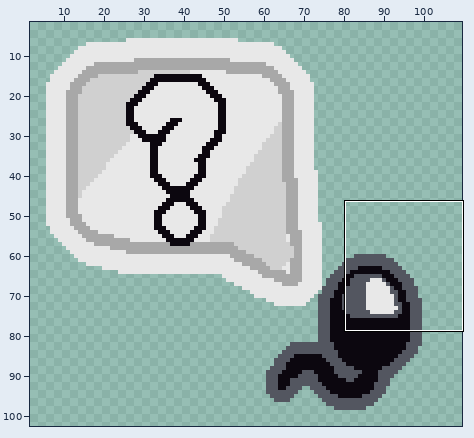
Pixel-art file -- res/tutorial_cloud.ase. Above: a wide view before the commit, with the close-up outlined.
Close-up. Before:
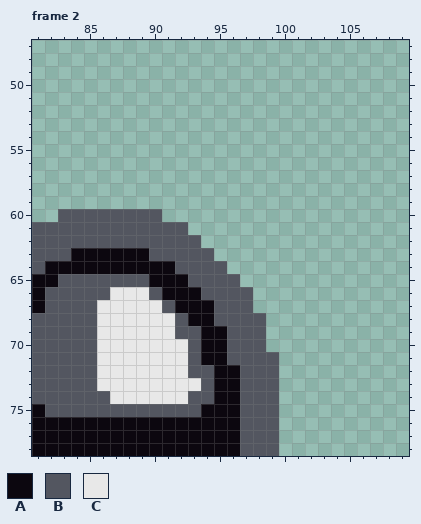
110x108 pixels, 2 frames. Shown: frame 2: x 81..109, y 47..78. The wide view leaves out empty margins.
Palette (. is transparent): A #0c070f  B #535660  C #e8e8e8
Pixels before, frame 2, first column x 81:
60 ..BBBBBBBB.........
61 BBBBBBBBBBBB.......
62 BBBBBBBBBBBBB......
63 BBBAAAAAABBBBB.....
64 BAAAAAAAAAABBBB....
65 AABBBBBBBAAABBBB...
66 ABBBBBCCCBAAABBBB..
67 ABBBBCCCCCBAAABBB..
68 BBBBBCCCCCCBAABBBB.
69 BBBBBCCCCCCBBAABBB.
70 BBBBBCCCCCCCBAABBB.
71 BBBBBCCCCCCCBAABBBB
72 BBBBBCCCCCCCBBAABBB
73 BBBBBCCCCCCCCBAABBB
74 BBBBBBCCCCCCBBAABBB
75 ABBBBBBBBBBBBAAABBB
76 AAAAAAAAAAAAAAAABBB
77 AAAAAAAAAAAAAAAABBB
78 AAAAAAAAAAAAAAAABBB
Once edited:
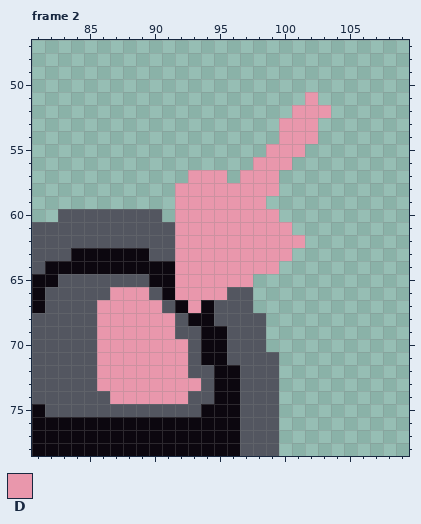
Colours new in this view: D #e997ac
What changed:
Changed rows in their new state; - is an unchanged pixel.
Frame 2, layer "Layer 3":
first column x 86:
51 ----------------D-
52 ---------------DDD
53 --------------DDD-
54 --------------DDD-
55 -------------DDD--
56 ------------DDD---
57 -------DDD-DDD----
58 ------DDDDDDDD----
59 ------DDDDDDD-----
60 ------DDDDDDDD----
61 ------DDDDDDDDD---
62 ------DDDDDDDDDD--
63 ------DDDDDDDDD---
64 ------DDDDDDDD----
65 ------DDDDDD------
66 -DDD--DDDD--------
67 DDDDD--D----------
68 DDDDDD------------
69 DDDDDD------------
70 DDDDDDD-----------
71 DDDDDDD-----------
72 DDDDDDD-----------
73 DDDDDDDD----------
74 -DDDDDD-----------
Boxes around the changes in both close-ups, in picture pixels (x1, y1, x2, y2):
changed: (97, 92, 331, 404)
